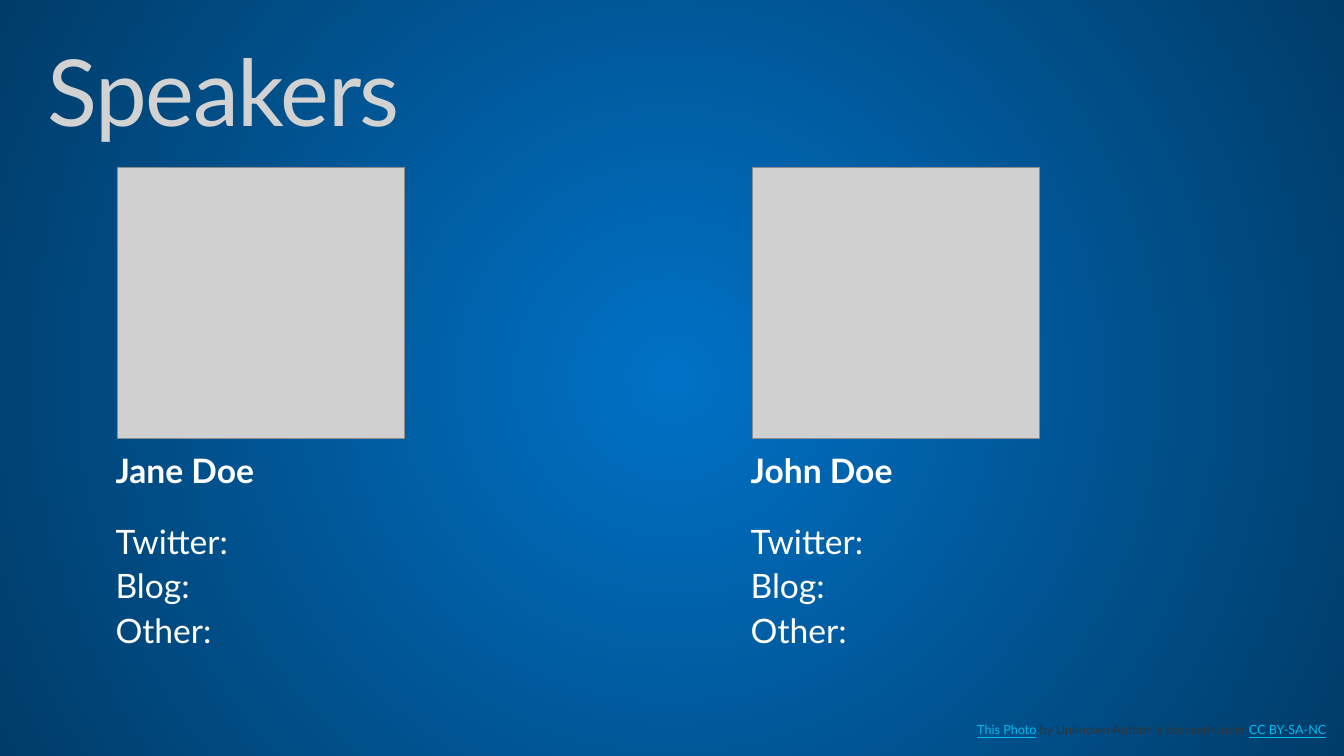
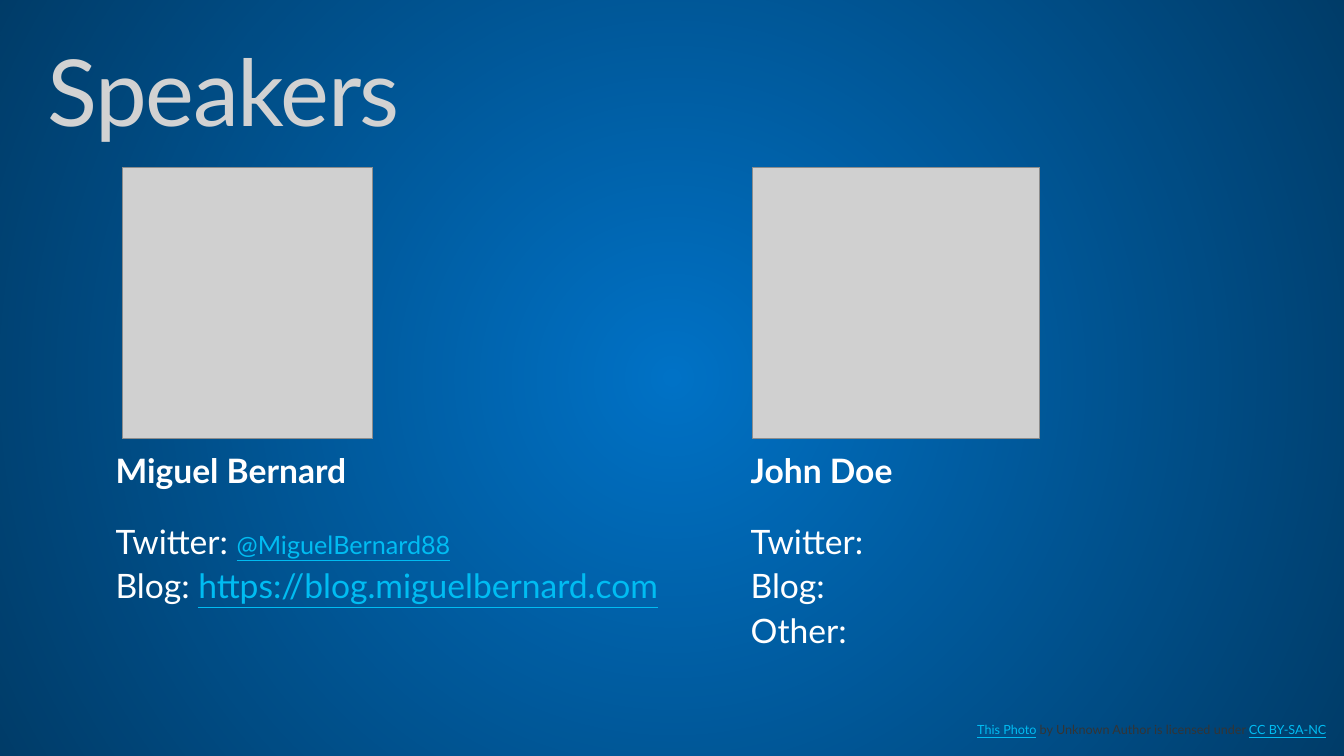
Before and after one commit to MSDEVMTL/GlobalAzureBootcamp-2019, a slide deck: slide 5 of Locations/Montreal/Welcome.pptx. Drawn at 1344x756 pixels with LibreOffice and Linux fonts; fonts in the diff are those of the drawing; grey boxes stand for pictures; background and template pictures are left out. Boxes give left, top, right and bottom in pixels: in the first picture for what was removed or moved away, otherwise in the second. Text is boxed around its words. In the diff, an @@ line names an element or a change of style, - is before the commit and + after.

```diff
--- a/Locations/Montreal/Welcome.pptx
+++ b/Locations/Montreal/Welcome.pptx
@@ picture: place and size @@
-picture at [118, 167, 405, 439]
+picture at [122, 167, 373, 439]
@@ text at [116, 458, 347, 489]: text changed @@
-Jane Doe
+Miguel Bernard
@@ text at [116, 529, 658, 604]: text changed; text colour #FFFFFF to #00BCF2 @@
-Twitter:
-Blog:
-Other:
+Twitter: @MiguelBernard88
+Blog: https://blog.miguelbernard.com
```
